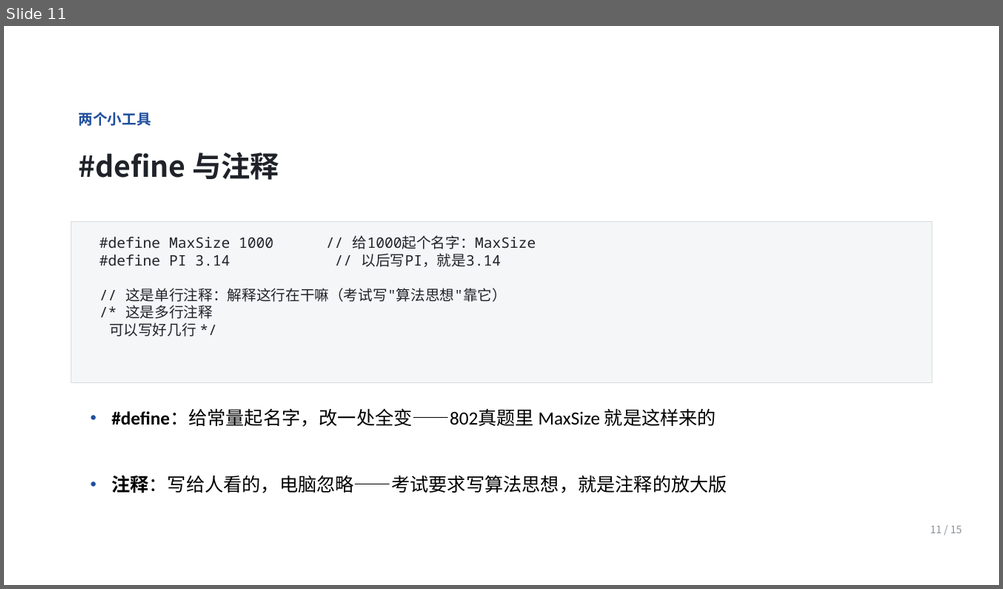
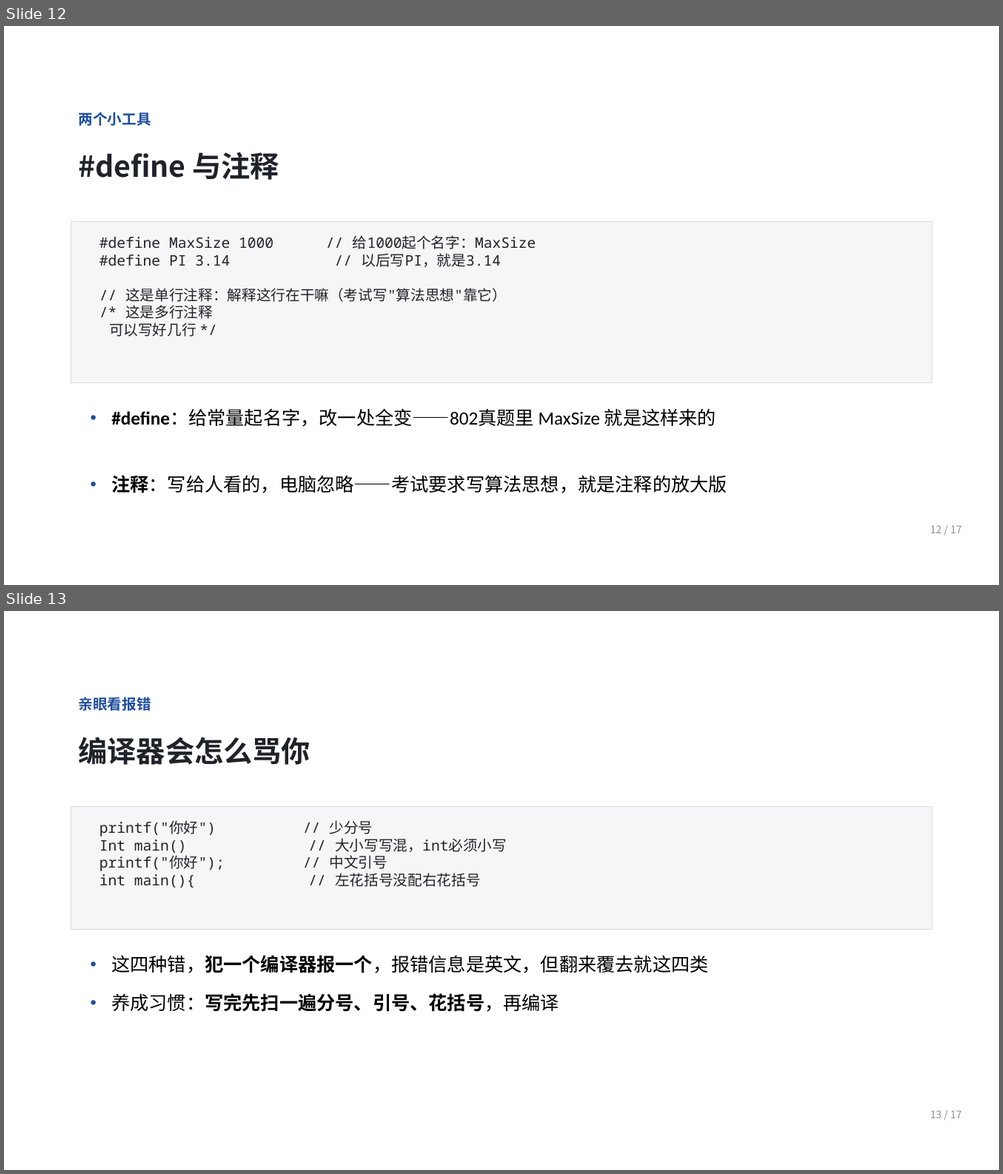
Before and after one commit to Ctrl1CandV/SpecialtyCourses, a slide deck: 课件/C1/C1-A-01/C1-A-01.pptx. Shown one above the other, each under a label of ours: slide 11 before the commit, slides 12 and 13 after it. The pictures are 1003x589 and 1003x1174 pixels, drawn with LibreOffice and Linux fonts; fonts in the diff are those of the drawing; background and template pictures are left out. Boxes give left, top, right and bottom in pixels: in the first picture for what was removed or moved away, otherwise in the second. Text is boxed around its words. In the diff, an @@ line names an element or a change of style, - is before the commit and + after.

```diff
--- a/课件/C1/C1-A-01/C1-A-01.pptx
+++ b/课件/C1/C1-A-01/C1-A-01.pptx
@@ slide 13 added at (4, 611, 999, 1170), background picture (left out) @@
@@ text added at (79, 697, 151, 711), 14 pt, text #1F4E9C, bold @@
+亲眼看报错
@@ text added at (79, 737, 310, 765), 28 pt, text #1F2329, bold @@
+编译器会怎么骂你
@@ rectangle added at (71, 806, 931, 930), fill #F5F6F7, outline #D8DBE0 0.75 pt @@
@@ text added at (99, 820, 506, 887), 14 pt, text #1F2329 @@
+printf("你好") // 少分号
+Int main() // 大小写写混，int必须小写
+printf("你好"); // 中文引号
+int main(){ // 左花括号没配右花括号
@@ text added at (111, 955, 708, 974), 18 pt, text #000000 @@
+• 这四种错，犯一个编译器报一个，报错信息是英文，但翻来覆去就这四类
@@ text added at (111, 994, 559, 1012), 18 pt, text #000000, bold @@
+• 养成习惯：写完先扫一遍分号、引号、花括号，再编译
@@ text added at (930, 1111, 962, 1119), 10 pt, text #8A9099 @@
+13 / 17
@@ what was slide 11 is now slide 12 @@
@@ slide 12 changed as well @@
@@ text at (930, 526, 962, 534): text changed @@
-11 / 15
+12 / 17
```
Also in this commit, not shown: 13 other slides changed, 2 other slides added, 1 slide removed, 35 other files.
